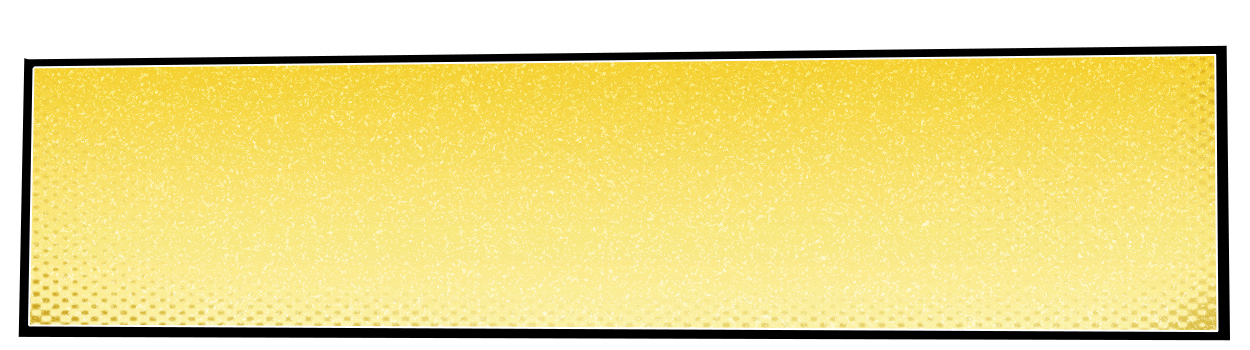
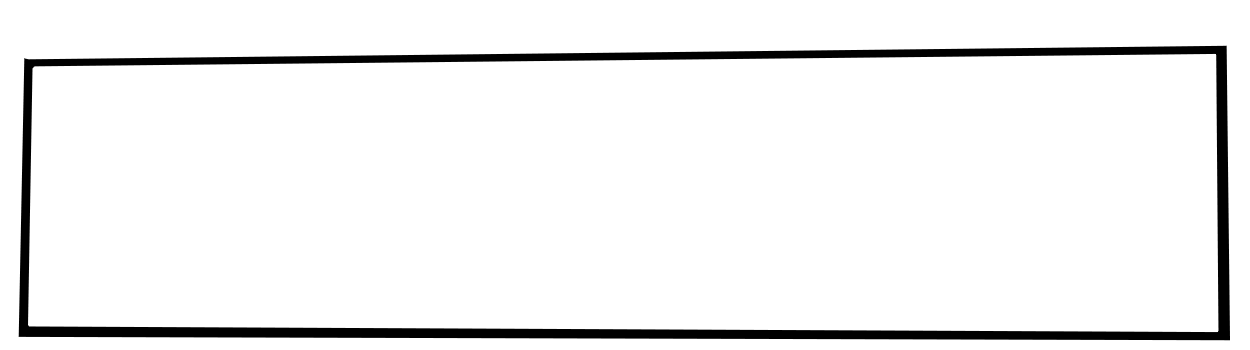
Two versions of the same layered image (1250px x 350px). Layer-by-layer changes:
hid group "dashboard" (7 layers) over [30, 55, 1217, 331]
